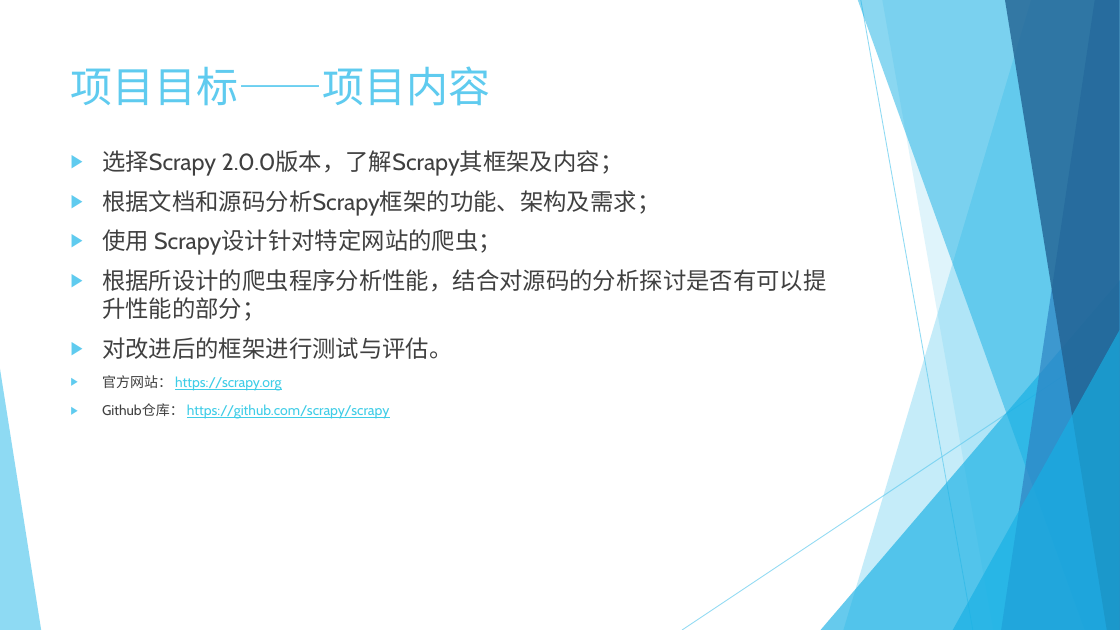
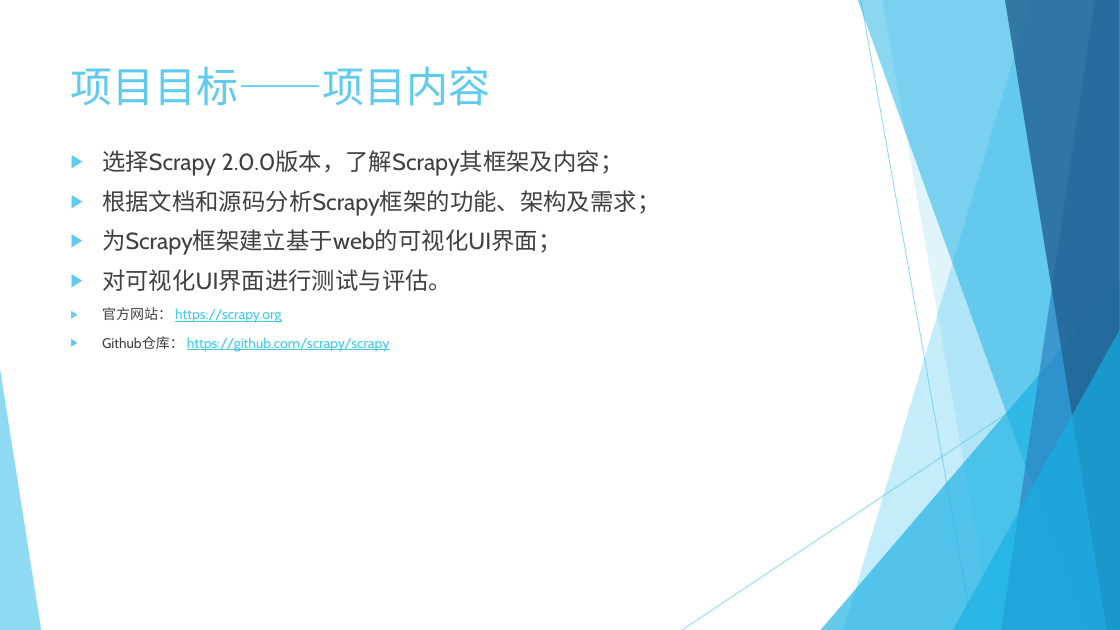
Before and after one commit to bhsei/20_B, a slide deck: slide 4 of 2-幻灯片/第3周-项目计划.pptx. Drawn at 1120x630 pixels with LibreOffice and Linux fonts; fonts in the diff are those of the drawing. Boxes give left, top, right and bottom in pixels: in the first picture for what was removed or moved away, otherwise in the second. Text is boxed around its words. In the diff, an @@ line names an element or a change of style, - is before the commit and + after.

```diff
--- a/2-幻灯片/第3周-项目计划.pptx
+++ b/2-幻灯片/第3周-项目计划.pptx
@@ text at (102,229,561,291): text changed @@
-▶ 使用 Scrapy设计针对特定网站的爬虫；
-▶ 根据所设计的爬虫程序分析性能，结合对源码的分析探讨是否有可以提升性能的部分；
-▶ 对改进后的框架进行测试与评估。
+▶ 为Scrapy框架建立基于web的可视化UI界面；
+▶ 对可视化UI界面进行测试与评估。
```
Also in this commit, not shown: 4 other slides changed, 5 slides added, 1 slide removed, 2 other files.
